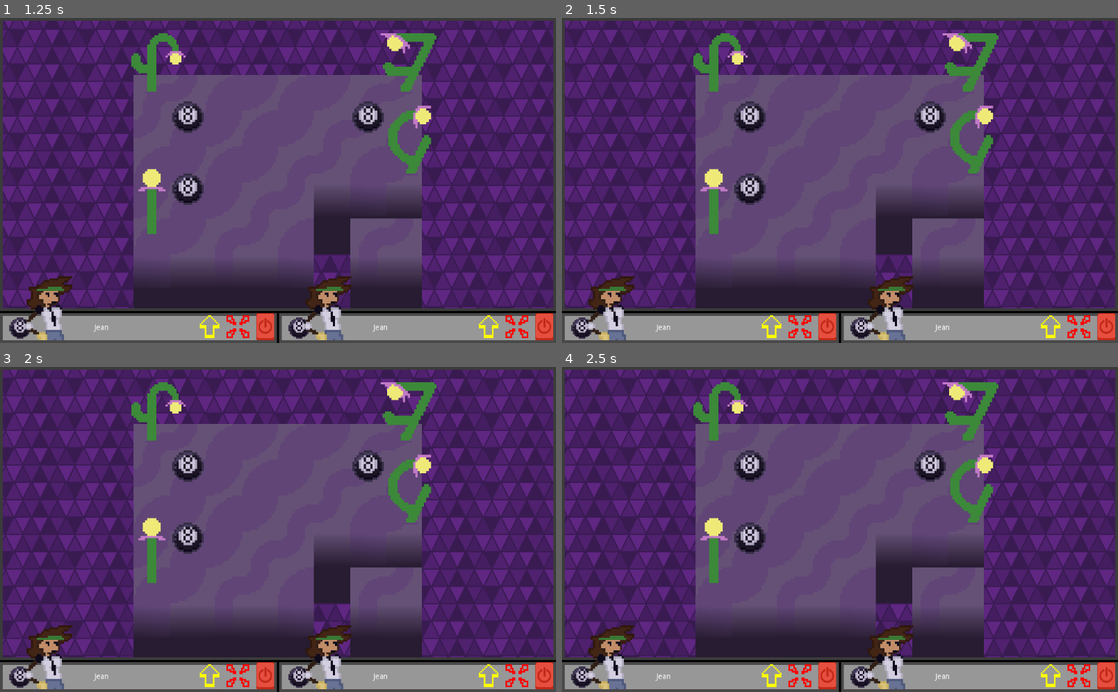
Above: before the commit, frames 1-4 (two rows, left to right).
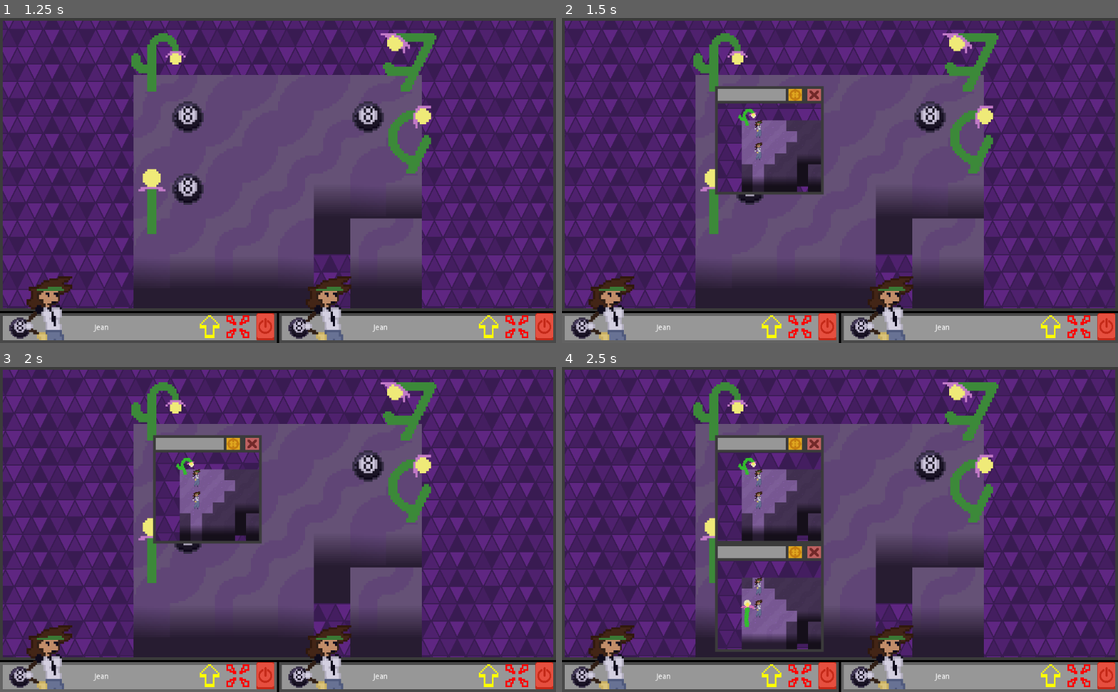
Above: after the commit, the same moments.

Repository: SomeSortOfSam/Metahedron
Game: Godot game, scene res://Scripts/Menu/Menu.tscn
The game is run twice, just before and just after one commit, with the same random seed, the same clock (stepped at 60 frames per second) and the same inputs.
Inputs (mouse positions are in pixels of both pictures, inside the frame that each line leads up to):
- Up to frame 1 (1.25 s): click (278, 261) at 0.5 s
- Up to frame 2 (1.5 s): click (701, 326) at 1.27 s
- Up to frame 3 (2 s): no input
- Up to frame 4 (2.5 s): click (979, 675) at 2.02 s

Frame 1 is identical in both runs. In frame 2, 7.2% of the frame differs, in the area x 0-50%, y 20-100%; in frame 3, 7.2%; in frame 4, 13%, in the area x 27-100%, y 20-100%.

Commit message:
PUGUI button behavior

Diff:
--- a/Scripts/Primary/Interface/Bootstrap/PlayerUnitGUI.gd
+++ b/Scripts/Primary/Interface/Bootstrap/PlayerUnitGUI.gd
@@ -1,4 +1,4 @@
-extends Control
+extends BaseButton
 class_name PlayerUnitGUI
 ## Displays the state of a unit in the players control
 
@@ -9,7 +9,7 @@
 onready var moved : TextureRect = $AspectRatioContainer/EndTurn/Control2/Moved
 onready var attacked : TextureRect = $AspectRatioContainer/EndTurn/Control2/Attacked
 onready var outline : ColorRect = $Outline
-onready var body : ColorRect = $Body
+onready var body : ColorRect = $Body/BodyColor
 
 export var new_turn_outline_color : Color
 export var has_moved_outline_color : Color
@@ -20,17 +20,17 @@
 
 signal request_end_turn()
 
-func _ready():
-	_on_person_new_turn()
-
 func subscribe(person : Person):
+	call_deferred("_on_person_new_turn", person)
 	populate_textures(person)
 	var _connection = connect("request_end_turn",person,"_on_PlayerUnitGUI_requesting_end_turn")
+	_connection = connect("pressed", person, "open_window")
 	_connection = person.connect("move",self,"_on_person_move")
 	_connection = person.connect("end_turn",self,"_on_person_end_turn")
 	_connection = person.connect("attack",self,"_on_person_attack")
-	_connection = person.connect("new_turn",self,"_on_person_new_turn",[],CONNECT_DEFERRED)
+	_connection = person.connect("new_turn",self,"_on_person_new_turn",[person],CONNECT_DEFERRED)
 	_connection = person.connect("died", self, "_on_person_died")
+	_connection = person.connect("hurt", self, "_on_person_hurt", [person])
 
 func populate_textures(person : Person):
 	portrait.texture = person.character.animations.get_frame("Idle",0)
@@ -47,14 +47,30 @@
 func _on_person_end_turn():
 	body.color = has_set_end_turn_body_color
 
-func _on_person_new_turn():
+func _on_person_new_turn(person):
+	portrait.texture = person.character.animations.get_frame("Idle",0)
 	outline.color = new_turn_outline_color
 	body.color = new_turn_body_color
 	attacked.modulate = Color.red
 	moved.modulate = Color.yellow
+
+func _on_person_hurt(person):
+	portrait.texture = person.character.animations.get_frame("Hurt",0)
 
 func _on_person_died():
 	queue_free()
 
 func _on_EndTurn_pressed():
 	emit_signal("request_end_turn")
+
+func _on_PlayerUnitGUI_button_down():
+	body.color.v += .05
+
+func _on_PlayerUnitGUI_button_up():
+	body.color.v -= .05
+
+func _on_PlayerUnitGUI_focus_entered():
+	outline.color.v += .05
+
+func _on_PlayerUnitGUI_focus_exited():
+	outline.color.v -= .05
--- a/Scripts/Primary/Interface/Bootstrap/PlayerUnitGUI.tscn
+++ b/Scripts/Primary/Interface/Bootstrap/PlayerUnitGUI.tscn
@@ -24,7 +24,7 @@
 atlas = ExtResource( 3 )
 region = Rect2( 0, 32, 16, 16 )
 
-[node name="PlayerUnitGUI" type="Control"]
+[node name="PlayerUnitGUI" type="TextureButton"]
 anchor_right = 1.0
 anchor_bottom = 1.0
 size_flags_horizontal = 3
@@ -42,19 +42,24 @@
 [node name="Outline" type="ColorRect" parent="."]
 anchor_right = 1.0
 anchor_bottom = 1.0
+mouse_filter = 1
 color = Color( 0.235294, 0.235294, 0.235294, 1 )
 __meta__ = {
 "_edit_use_anchors_": false
 }
 
-[node name="Body" type="ColorRect" parent="."]
+[node name="Body" type="Control" parent="."]
 anchor_right = 1.0
 anchor_bottom = 1.0
 margin_left = 5.0
 margin_top = 5.0
 margin_right = -5.0
 margin_bottom = -5.0
-color = Color( 0.596078, 0.596078, 0.596078, 1 )
+mouse_filter = 1
+
+[node name="BodyColor" type="ColorRect" parent="Body"]
+anchor_right = 1.0
+anchor_bottom = 1.0
 __meta__ = {
 "_edit_use_anchors_": false
 }
@@ -78,6 +83,7 @@
 [node name="Control" type="Control" parent="Body/HBoxContainer"]
 margin_right = 336.0
 margin_bottom = 590.0
+mouse_filter = 2
 size_flags_horizontal = 3
 size_flags_vertical = 3
 size_flags_stretch_ratio = 0.5
@@ -125,6 +131,7 @@
 margin_left = -5.0
 margin_right = -5.0
 margin_bottom = -5.0
+mouse_filter = 1
 ratio = 0.666
 stretch_mode = 1
 alignment_horizontal = 2
@@ -185,4 +192,10 @@
 "_edit_use_anchors_": false
 }
 
+[connection signal="button_down" from="." to="." method="_on_PlayerUnitGUI_button_down"]
+[connection signal="button_up" from="." to="." method="_on_PlayerUnitGUI_button_up"]
+[connection signal="focus_entered" from="." to="." method="_on_PlayerUnitGUI_focus_entered"]
+[connection signal="focus_exited" from="." to="." method="_on_PlayerUnitGUI_focus_exited"]
+[connection signal="mouse_entered" from="." to="." method="_on_PlayerUnitGUI_focus_entered"]
+[connection signal="mouse_exited" from="." to="." method="_on_PlayerUnitGUI_focus_exited"]
 [connection signal="pressed" from="AspectRatioContainer/EndTurn" to="." method="_on_EndTurn_pressed"]
--- a/project.godot
+++ b/project.godot
@@ -129,7 +129,7 @@
 "language": "GDScript",
 "path": "res://Scripts/Primary/Level/Placeholder.gd"
 }, {
-"base": "Control",
+"base": "BaseButton",
 "class": "PlayerUnitGUI",
 "language": "GDScript",
 "path": "res://Scripts/Primary/Interface/Bootstrap/PlayerUnitGUI.gd"
